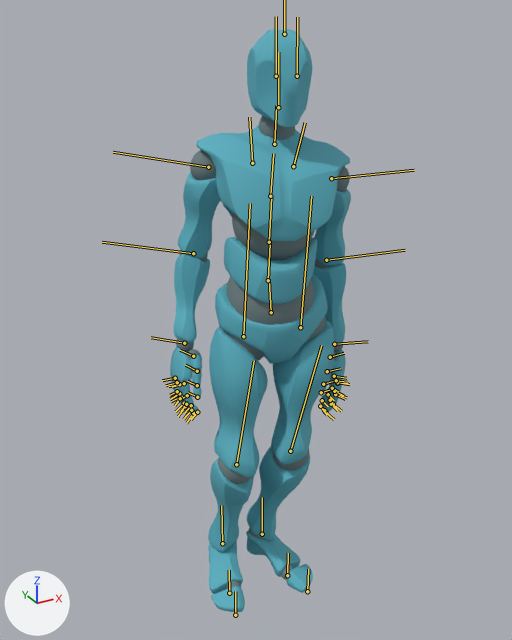
The FBX model UnityProject/Assets/Animations/IdleUnisex.fbx as it was, and as the next commit left it.
The view is the same before and after, from a 50 mm camera at (-0.904, -1.742, 1.821) aimed at (0.075, 0.039, 0.931). The axes (+X, +Y, +Z) are drawn at lower left. The lights are the same throughout. Both versions are drawn at frame 211 of the action 'mixamo.com'; the numbers are the values there. The bones that bend it are drawn over the model as lines.

The first picture shows 'Alpha_Joints', 'Alpha_Surface'.
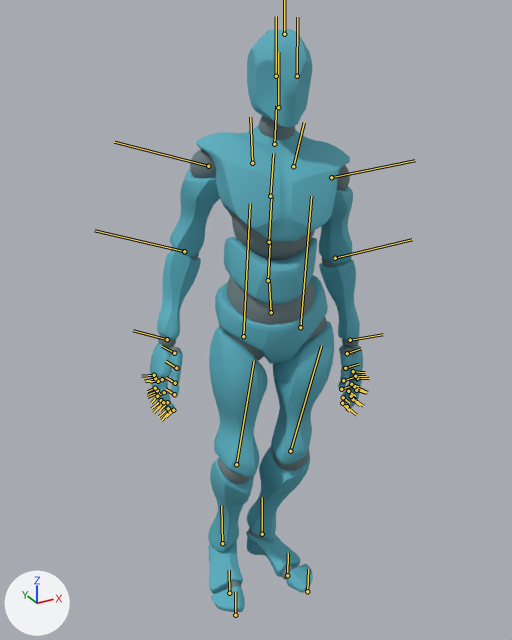
Where the change shows, as pixel boxes (x1, y1, x2, y2) in the pictures (512 x 640 px):
'Alpha_Surface', posed (18% wider): before (170, 29, 351, 612); after (150, 29, 363, 612)
'Alpha_Joints', posed (18% wider): before (171, 116, 350, 589); after (150, 116, 362, 589)
bone 'mixamorig:LeftShoulder', root to tip: before (293, 166) to (305, 122); after (293, 166) to (304, 122)
bone 'mixamorig:LeftArm', root to tip: before (331, 178) to (414, 170); after (331, 177) to (415, 160)
bone 'mixamorig:LeftHand', root to tip: before (334, 344) to (368, 341); after (350, 340) to (383, 334)
bone 'mixamorig:RightShoulder', root to tip: before (252, 163) to (249, 117); after (252, 163) to (250, 117)
bone 'mixamorig:RightArm', root to tip: before (208, 167) to (113, 152); after (208, 166) to (114, 142)

The change in detail:
Bone 'mixamorig:LeftShoulder' (bone_mixamorig_leftshoulder) turns from (1, -3, -11) to (1, -3, -9) degrees about its own x, y and z.
Bone 'mixamorig:LeftArm' (bone_mixamorig_leftarm) turns from (-7, 20, -72) to (-5, 21, -67) degrees about its own x, y and z.
Bone 'mixamorig:LeftHand' (bone_mixamorig_lefthand) turns from (13, -7, -3) to (12, -8, -4) degrees about its own x, y and z.
Bone 'mixamorig:RightShoulder' (bone_mixamorig_rightshoulder) turns from (0, 0, 8) to (0, 0, 7) degrees about its own x, y and z.
Bone 'mixamorig:RightArm' (bone_mixamorig_rightarm) turns from (1, -17, 77) to (3, -17, 73) degrees about its own x, y and z.
